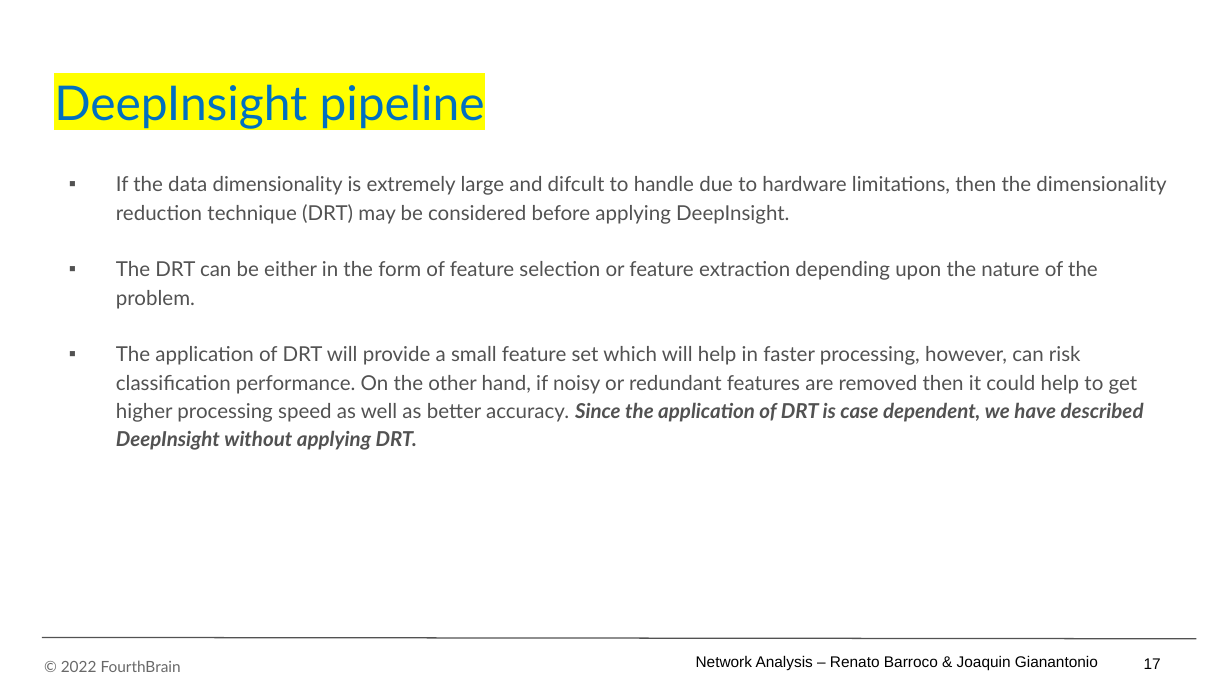
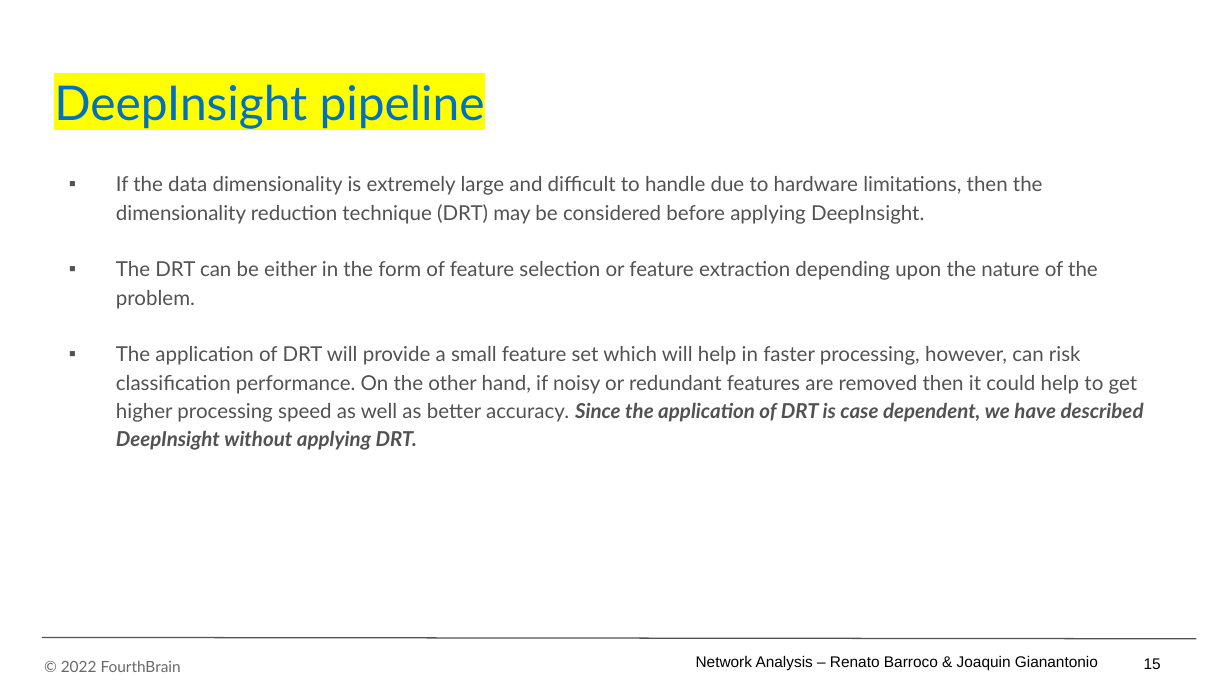
Before and after one commit to JoaquinGianan/project-network-analytics-fourthbrain, a slide deck: slide 16 of JG_files/presentation/Network Analysis - MLE Capstone Presentation_v5jg.pptx (slide 18 before the commit). Drawn at 1232x693 pixels with LibreOffice and Linux fonts; fonts in the diff are those of the drawing; background and template pictures are left out. Boxes give left, top, right and bottom in pixels: in the first picture for what was removed or moved away, otherwise in the second. Text is boxed around its words. In the diff, an @@ line names an element or a change of style, - is before the commit and + after.

```diff
--- a/JG_files/presentation/Network Analysis - MLE Capstone Presentation_v5jg.pptx
+++ b/JG_files/presentation/Network Analysis - MLE Capstone Presentation_v5jg.pptx
@@ text at <box>116,176,1043,224</box>: text changed @@
-▪ If the data dimensionality is extremely large and difcult to handle due to hardware limitations, then the dimensionality reduction technique (DRT) may be considered before applying DeepInsight.
+▪ If the data dimensionality is extremely large and difficult to handle due to hardware limitations, then the dimensionality reduction technique (DRT) may be considered before applying DeepInsight.
@@ page number at <box>1144,658,1161,669</box>: text changed @@
-17
+15
```
Also in this commit, not shown: 5 other slides changed, 1 slide added, 1 slide removed, 1 other file.
